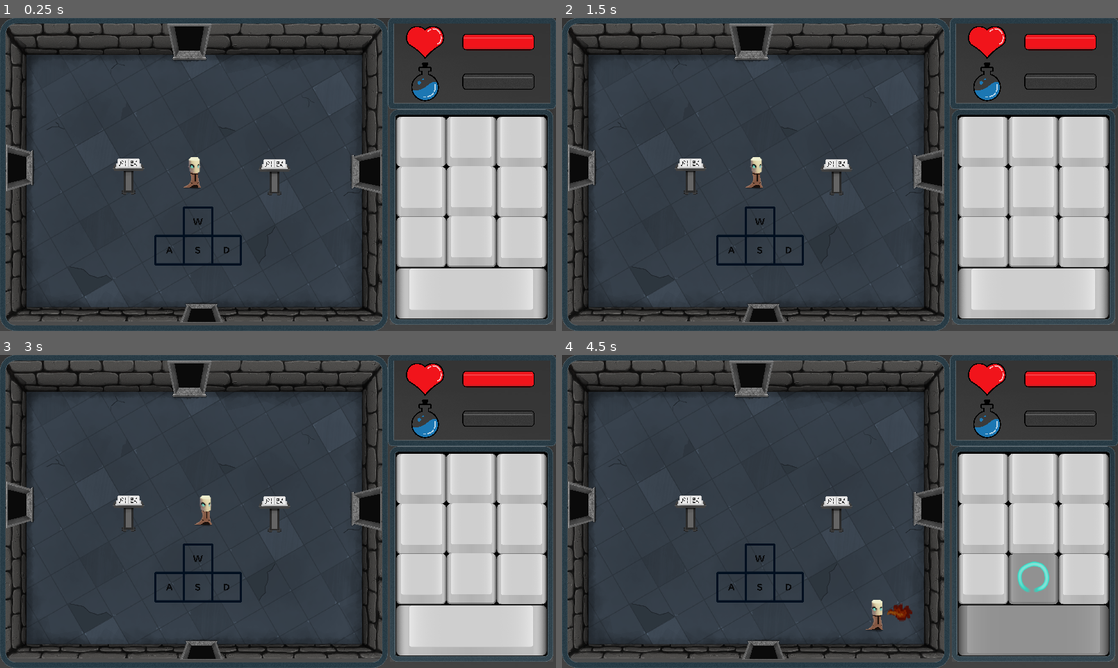
Above: before the commit, frames 1-4 (two rows, left to right).
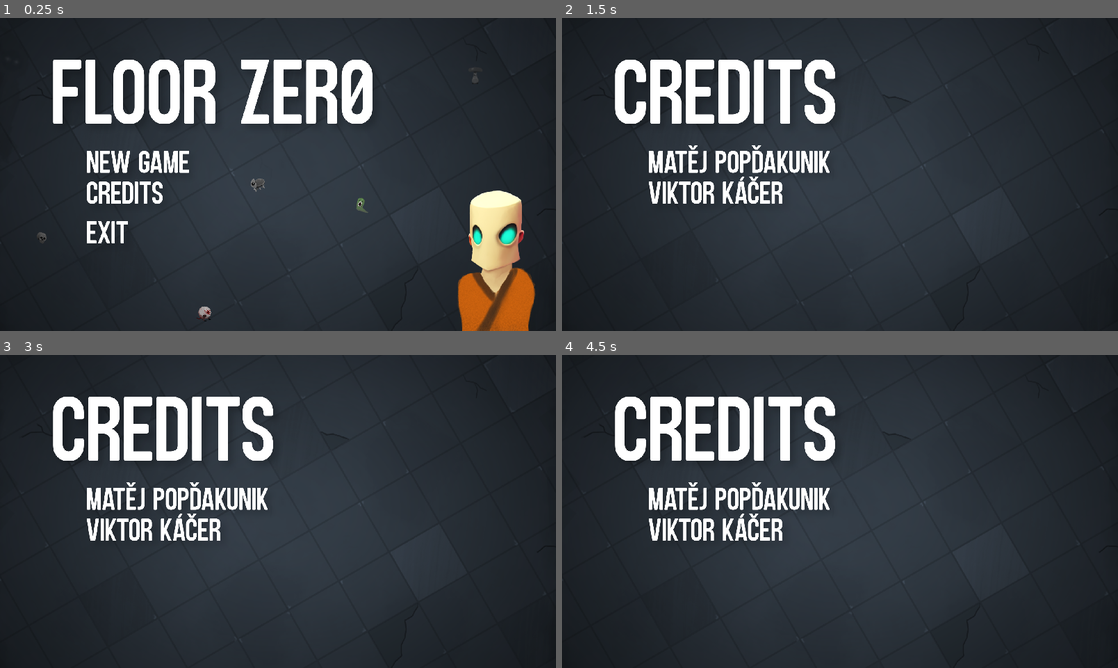
Above: after the commit, the same moments.

Repository: m-at-FNSPE/fitgamejam-team10
Game: Godot game, scene res://Main.tscn
The game is run twice, just before and just after one commit, with the same random seed, the same clock (stepped at 60 frames per second) and the same inputs.
Inputs (mouse positions are in pixels of both pictures, inside the frame that each line leads up to):
- Up to frame 1 (0.25 s): no input
- Up to frame 2 (1.5 s): click (689, 193) at 0.52 s; click (701, 161) at 1.27 s
- Up to frame 3 (3 s): click (139, 498) at 2.02 s; tap Enter at 2.75 s; hold D (movement_right) from 2.78 s (still down); tap E (interact) at 2.85 s
- Up to frame 4 (4.5 s): release D (movement_right) at 3.53 s; hold S (movement_down) 3.53-4.28 s; tap M (rune_bottom_mid) at 3.6 s; hold D (movement_right) from 4.28 s (still down); tap Space (rune_confirm) at 4.35 s

The runs differ from the first frame. In frame 1, 55% of the frame differs, in the area x 0-100%, y 0-100%; in frame 2, 54%; in frame 3, 54%; in frame 4, 54%.

Commit message:
Main menu finished

Diff:
--- /dev/null
+++ b/DungeonGeneration/Credits.tscn
@@ -0,0 +1,12 @@
+[gd_scene load_steps=2 format=2]
+
+[ext_resource path="res://Assets/UI/Menus/UI_Credits.png" type="Texture" id=1]
+
+[node name="Credits" type="Control"]
+anchor_right = 1.0
+anchor_bottom = 1.0
+
+[node name="TextureRect" type="TextureRect" parent="."]
+margin_right = 40.0
+margin_bottom = 40.0
+texture = ExtResource( 1 )
--- /dev/null
+++ b/DungeonGeneration/End.tscn
@@ -0,0 +1,12 @@
+[gd_scene load_steps=2 format=2]
+
+[ext_resource path="res://Assets/UI/Menus/UI_DeadScreen.png" type="Texture" id=1]
+
+[node name="Control" type="Control"]
+anchor_right = 1.0
+anchor_bottom = 1.0
+
+[node name="TextureRect" type="TextureRect" parent="."]
+margin_right = 40.0
+margin_bottom = 40.0
+texture = ExtResource( 1 )
--- /dev/null
+++ b/DungeonGeneration/MainMenu.gd
@@ -0,0 +1,29 @@
+extends Control
+
+
+# Declare member variables here. Examples:
+# var a = 2
+# var b = "text"
+signal start_game
+signal credits
+
+# Called when the node enters the scene tree for the first time.
+func _ready():
+	pass # Replace with function body.
+
+
+# Called every frame. 'delta' is the elapsed time since the previous frame.
+#func _process(delta):
+#	pass
+
+
+func _on_NewGame_pressed():
+	emit_signal("start_game")
+
+
+func _on_Exit_pressed():
+	get_tree().quit()
+
+
+func _on_Credits_pressed():
+	emit_signal("credits")
--- /dev/null
+++ b/DungeonGeneration/MainMenu.tscn
@@ -0,0 +1,45 @@
+[gd_scene load_steps=3 format=2]
+
+[ext_resource path="res://Assets/UI/Menus/UI_MainMenu.png" type="Texture" id=1]
+[ext_resource path="res://DungeonGeneration/MainMenu.gd" type="Script" id=2]
+
+[node name="MainMenu" type="Control"]
+anchor_right = 1.0
+anchor_bottom = 1.0
+script = ExtResource( 2 )
+
+[node name="TextureRect" type="TextureRect" parent="."]
+margin_right = 40.0
+margin_bottom = 40.0
+texture = ExtResource( 1 )
+
+[node name="NewGame" type="TextureButton" parent="."]
+margin_left = 281.0
+margin_top = 448.0
+margin_right = 295.0
+margin_bottom = 475.0
+rect_scale = Vector2( 27.8961, 3.65279 )
+
+[node name="Credits" type="TextureButton" parent="."]
+anchor_left = 0.238
+anchor_top = 0.554
+anchor_right = 0.238
+anchor_bottom = 0.554
+margin_left = -158.96
+margin_top = -43.32
+margin_right = 117.04
+margin_bottom = 50.68
+
+[node name="Exit" type="TextureButton" parent="."]
+anchor_left = 0.196
+anchor_top = 0.691
+anchor_right = 0.196
+anchor_bottom = 0.691
+margin_left = -78.32
+margin_top = -53.28
+margin_right = 76.68
+margin_bottom = 43.72
+
+[connection signal="pressed" from="NewGame" to="." method="_on_NewGame_pressed"]
+[connection signal="pressed" from="Credits" to="." method="_on_Credits_pressed"]
+[connection signal="pressed" from="Exit" to="." method="_on_Exit_pressed"]
--- a/DungeonGeneration/Room.gd
+++ b/DungeonGeneration/Room.gd
@@ -3,7 +3,7 @@
 
 # Declare member variables here. Examples:
 signal MovedThroughDoor_OffsetBy
-
+signal finished_floor
 
 
 export (PackedScene) var SlimeScene = preload("res://Enemies/Slime.tscn")
@@ -281,6 +281,7 @@
 
 func remake_map(body):
 	if body.has_method("dummy_method_only_player_has"):
+		emit_signal("finished_floor")
 		_ready()
 
 func open_doors():
--- /dev/null
+++ b/DungeonGeneration/Win.tscn
@@ -0,0 +1,12 @@
+[gd_scene load_steps=2 format=2]
+
+[ext_resource path="res://Assets/UI/Menus/UI_WinScreen.png" type="Texture" id=1]
+
+[node name="Control" type="Control"]
+anchor_right = 1.0
+anchor_bottom = 1.0
+
+[node name="TextureRect" type="TextureRect" parent="."]
+margin_right = 40.0
+margin_bottom = 40.0
+texture = ExtResource( 1 )
--- a/GameScenes/Game.gd
+++ b/GameScenes/Game.gd
@@ -4,7 +4,10 @@
 # Declare member variables here. Examples:
 # var a = 2
 # var b = "text"
+signal game_over
+signal game_won
 
+var floorNumber = 3
 
 # Called when the node enters the scene tree for the first time.
 func _ready():
@@ -19,7 +22,25 @@
 
 func _on_Player_current_health(value):
 	$Hud/CenterContainer2/Health.value = value
+	if value < 0:
+		emit_signal("game_over")
 
 
 func _on_Player_current_mana(value):
 	$Hud/CenterContainer/Mana.value = value
+
+
+func _on_Completed_floor():
+	floorNumber -= 1
+	if floorNumber <= 0:
+		emit_signal("game_won")
+
+func reset():
+	$Room.kill_all_enemies()
+	$Room.kill_all_enemies()
+	$Room.kill_all_enemies()
+	$Player.mana = 0
+	$Player.health = $Player.max_health
+	$Room._ready()
+	$Player.position = $Room/PREFABS/LACTERN/Position2D.position
+	$RuneTablet.reset_state()
--- a/GameScenes/Game.tscn
+++ b/GameScenes/Game.tscn
@@ -74,7 +74,7 @@
 [sub_resource type="ShaderMaterial" id=5]
 shader = SubResource( 4 )
 
-[node name="Game" type="Node"]
+[node name="Game" type="Node2D"]
 script = ExtResource( 2 )
 
 [node name="bg" type="TextureRect" parent="."]
@@ -169,5 +169,6 @@
 margin_bottom = 40.0
 texture = ExtResource( 12 )
 
+[connection signal="finished_floor" from="Room" to="." method="_on_Completed_floor"]
 [connection signal="current_health" from="Player" to="." method="_on_Player_current_health"]
 [connection signal="current_mana" from="Player" to="." method="_on_Player_current_mana"]
--- a/Main.gd
+++ b/Main.gd
@@ -1,16 +1,55 @@
 extends Node
 
+export(PackedScene) var credits = preload("res://DungeonGeneration/Credits.tscn")
+export(PackedScene) var end = preload("res://DungeonGeneration/End.tscn")
+export(PackedScene) var win = preload("res://DungeonGeneration/Win.tscn")
 
-# Declare member variables here. Examples:
-# var a = 2
-# var b = "text"
 
 
 # Called when the node enters the scene tree for the first time.
 func _ready():
-	pass # Replace with function body.
+	$Game.hide()
 
 
 # Called every frame. 'delta' is the elapsed time since the previous frame.
 #func _process(delta):
 #	pass
+
+
+func _on_MainMenu_credits():
+	var x = credits.instance()
+	add_child(x)
+	yield(get_tree().create_timer(3.5), "timeout")
+	x.queue_free()
+
+
+func _on_MainMenu_start_game():
+	$Game.show()
+	$MainMenu.hide()
+
+
+func _on_Game_game_over():
+	var x = end.instance()
+	add_child(x)
+	restartgame()
+	yield(get_tree().create_timer(3.5), "timeout")
+	x.queue_free()
+	$MainMenu.show()
+
+
+
+
+
+func _on_Game_game_won():
+	var x = win.instance()
+	add_child(x)
+	restartgame()
+	yield(get_tree().create_timer(3.5), "timeout")
+	x.queue_free()
+	$MainMenu.show()
+
+
+
+func restartgame():
+	$Game.hide()
+	$Game.reset()
--- a/Main.tscn
+++ b/Main.tscn
@@ -1,9 +1,17 @@
-[gd_scene load_steps=3 format=2]
+[gd_scene load_steps=4 format=2]
 
 [ext_resource path="res://Main.gd" type="Script" id=1]
 [ext_resource path="res://GameScenes/Game.tscn" type="PackedScene" id=2]
+[ext_resource path="res://DungeonGeneration/MainMenu.tscn" type="PackedScene" id=3]
 
 [node name="Main" type="Node"]
 script = ExtResource( 1 )
 
+[node name="MainMenu" parent="." instance=ExtResource( 3 )]
+
 [node name="Game" parent="." instance=ExtResource( 2 )]
+
+[connection signal="credits" from="MainMenu" to="." method="_on_MainMenu_credits"]
+[connection signal="start_game" from="MainMenu" to="." method="_on_MainMenu_start_game"]
+[connection signal="game_over" from="Game" to="." method="_on_Game_game_over"]
+[connection signal="game_won" from="Game" to="." method="_on_Game_game_won"]
